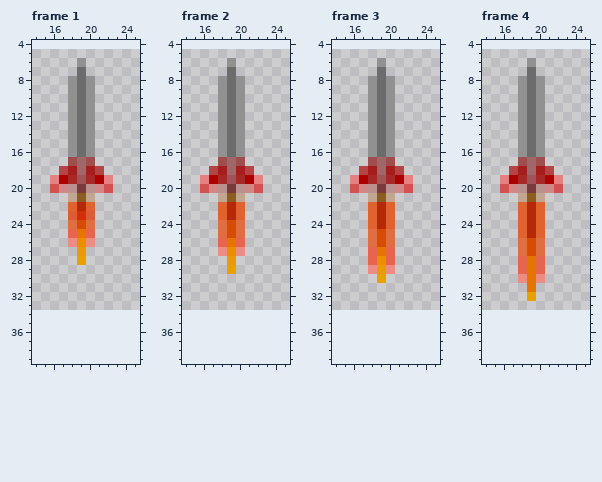
File history of a animated GIF sprite, trunk/missile.gif. That is the earlier state.
The file is 30x29 pixels, 7 frames. Colours within 5 levels of each other are drawn and written as one. Shown: frame 1: x 14..25, y 4..39; frame 2: x 14..25, y 4..39; frame 3: x 14..25, y 4..39; frame 4: x 14..25, y 4..39. The old version is drawn lined up with the new one, on the new canvas. The commit also changed other frames, which this record leaves out.
And afterwards:
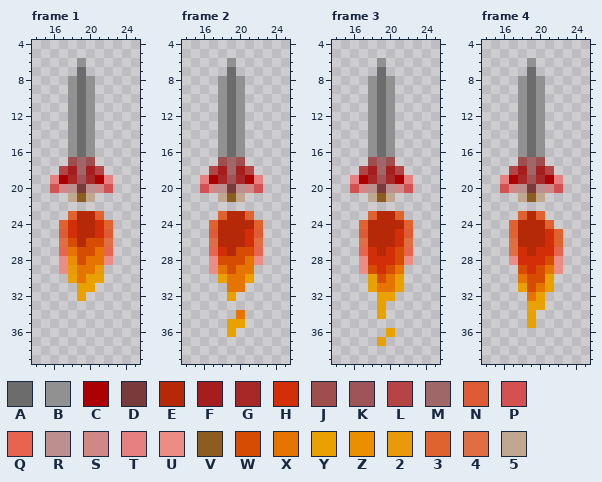
Palette (. is transparent): A #6c6c6c  B #919191  C #ad0000  D #783a3a  E #b62908  F #a51d1d  G #a82727  H #d22e07  J #9e4e4d  K #9f5557  L #b54544  M #9f6768  N #dd5b35  P #d35251  Q #e7654e  R #bc908f  S #d08786  T #e58181  U #eb8d84  V #8d5c1f  W #d74c03  X #e57500  Y #e9a100  Z #eb8e00  2 #e99a0a  3 #df622f  4 #e06e43  5 #c1a78f
Edits made:
canvas 30x29 -> 40x40, the old top-left corner now at 5,5
Changed rows in their new state; - is an unchanged pixel.
Frame 1:
first column x 17:
22 -...--
23 -3EE3-
24 3HEEH3
25 NHEEHN
26 4WEWW4
27 QXWWXQ
28 UZWXXU
29 U2XX2-
30 -YXYY-
31 --YY--
32 --Y---
Frame 2:
first column x 17:
22 -...--
23 ---E3-
24 3EEEE3
25 NEEEHN
26 4EEEH4
27 QHEWWQ
28 UWWWXU
29 UXWXX-
30 -YXXY-
31 --XX--
32 --Y---
34 ---X--
35 --YY--
36 --Y---
Frame 3:
first column x 17:
22 -...--
23 ---E3-
24 3E-EE3
25 NEEEHN
26 4EEEH4
27 QHEHWQ
28 UHHHWU
29 UWHWX-
30 -YWXY-
31 -YXXY-
32 --YY--
33 --Y---
34 --Y---
36 ---Y--
37 --Y---
Frame 4:
first column x 17:
22 -...--
24 3E-E3-
25 3E-EH3
26 4EEEH3
27 4HEHHQ
28 UHHHWU
29 -WHWXU
30 -XWWY-
31 -YWXY-
32 --XY--
33 --YY--
34 --Y---
35 --Y---
